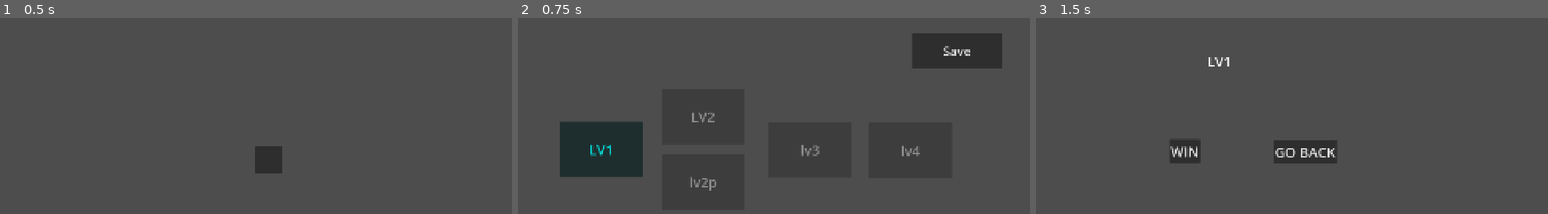
Above: before the commit, frames 1-3 (left to right).
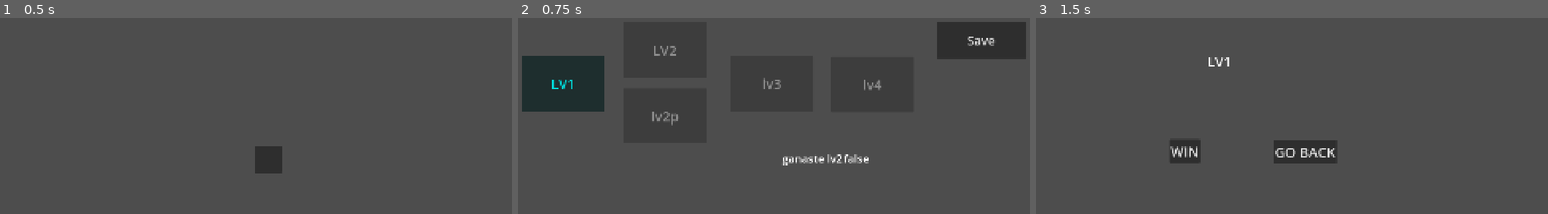
Above: after the commit, the same moments.

Repository: diablohumastudio/NvC-Data-Systems
Game: Godot game, scene res://main.tscn
The game is run twice, just before and just after one commit, with the same random seed, the same clock (stepped at 60 frames per second) and the same inputs.
Inputs (mouse positions are in pixels of both pictures, inside the frame that each line leads up to):
- Up to frame 1 (0.5 s): no input
- Up to frame 2 (0.75 s): click (784, 159) at 0.5 s
- Up to frame 3 (1.5 s): click "LV1" at 1.25 s

Frame 1 is identical in both runs. In frame 2, 14% of the frame differs, in the area x 0-100%, y 2-89%; in frame 3, nothing differs.

Commit message:
basic achievement system implemented. one achievement created. Presenter in menu

Diff:
--- /dev/null
+++ b/data/achievements/data/achiv_lev_2_compl.tres
@@ -0,0 +1,13 @@
+[gd_resource type="Resource" script_class="Achievement" load_steps=3 format=3 uid="uid://81fc7fu8i1e"]
+
+[ext_resource type="Script" uid="uid://b14kgvm7qxpo" path="res://data/achievements/model/achievement.gd" id="1_t5elq"]
+[ext_resource type="Resource" uid="uid://cs2gjel3asxwt" path="res://data/ud_achievements/data/ud_achiev_lv_2.tres" id="2_r024g"]
+
+[resource]
+script = ExtResource("1_t5elq")
+id = 0
+achievement_name = "ganaste lv2"
+description = ""
+reward = 0
+ud_achievement = ExtResource("2_r024g")
+metadata/_custom_type_script = "uid://b14kgvm7qxpo"
--- /dev/null
+++ b/data/achievements/model/achievement.gd
@@ -0,0 +1,15 @@
+class_name Achievement extends Resource
+
+enum IDs {Achiev1, Achiev2, Achiev2p, Achiev3, Achiev4}
+
+@export var id: IDs
+@export var achievement_name: String
+@export var description: String
+@export var reward: int
+@export var ud_achievement: UDAchievement : set = _set_ud_achievement
+
+func _set_ud_achievement(new_value:UDAchievement) -> void:
+	ud_achievement = new_value
+	for saved_ud_achiev in UserDataSystem.current_user_data.achievements.ud_achievements:
+		if saved_ud_achiev.id == ud_achievement.id:
+			ud_achievement = saved_ud_achiev
--- /dev/null
+++ b/data/ud_achievements/data/ud_achiev_lv_2.tres
@@ -0,0 +1,11 @@
+[gd_resource type="Resource" script_class="UDAchievement" load_steps=3 format=3 uid="uid://cs2gjel3asxwt"]
+
+[ext_resource type="Resource" uid="uid://cdw84tffq1sgt" path="res://data/conditions/data/cond_lv_compl_lv_2.tres" id="1_3gm80"]
+[ext_resource type="Script" uid="uid://us6tcodg4fax" path="res://data/ud_achievements/model/ud_achievement.gd" id="1_5y32d"]
+
+[resource]
+script = ExtResource("1_5y32d")
+is_achieved = false
+porcentage_achieved = 0
+conditions = ExtResource("1_3gm80")
+metadata/_custom_type_script = "uid://us6tcodg4fax"
--- /dev/null
+++ b/data/ud_achievements/model/ud_achievement.gd
@@ -0,0 +1,17 @@
+class_name UDAchievement extends Resource
+
+@export var id: Achievement.IDs
+
+@export_storage var is_achieved: bool = false
+@export_storage var porcentage_achieved: int = 0
+
+@export var conditions: Condition: set = _set_conditions
+
+func _set_conditions(new_value: Condition):
+	conditions = new_value
+	if !conditions: return
+	conditions.fullfilled.connect(_on_condition_fullfilled)
+
+func _on_condition_fullfilled(_cond: Condition):
+	print()
+	is_achieved = true
--- a/data/ud_levels/model/ud_level.gd
+++ b/data/ud_levels/model/ud_level.gd
@@ -9,7 +9,6 @@
 @export var completed_condition: CondLvCompl : set = _set_completed_condition
 
 func _init() -> void:
-	print("init", self)
 	pass
 
 func _set_unlocked_condition(new_value: Array[CondLvCompl]) -> void:
--- /dev/null
+++ b/global_systems/user_data_system/user_achievements.gd
@@ -0,0 +1,3 @@
+class_name UserAchievements extends Resource
+
+@export var ud_achievements: Array[UDAchievement]
--- a/global_systems/user_data_system/user_data.gd
+++ b/global_systems/user_data_system/user_data.gd
@@ -2,3 +2,4 @@
 
 @export_storage var user_name: String = ""
 @export_storage var progress: UserProgress = UserProgress.new()
+@export_storage var achievements: UserAchievements = UserAchievements.new()
--- a/global_systems/user_data_system/user_data_system.gd
+++ b/global_systems/user_data_system/user_data_system.gd
@@ -26,6 +26,7 @@
 	_user_data = UserData.new()
 	_user_data.user_name = user_credentials.user_name
 	_user_data.progress.ud_levels = _create_ud_levels_from_res_files()
+	_user_data.achievements.ud_achievements = _create_ud_achievements_from_res_files()
 	return _user_data
 
 func _create_ud_levels_from_res_files() -> Array[UDLevel]:
@@ -35,10 +36,17 @@
 	dir.list_dir_begin()
 	for file: String in dir.get_files():
 		var ud_level: UDLevel = load(dir.get_current_dir() + "/" + file)
-		print(file, "after load")
 		_ud_levels.append(ud_level.duplicate())
-		print(file, "after duplicate")
-	print_stack()
+	return _ud_levels
+
+func _create_ud_achievements_from_res_files() -> Array[UDAchievement]:
+	var _ud_levels: Array[UDAchievement]
+	var dir := DirAccess.open("res://data/ud_achievements/data/")
+	assert(dir != null, "Could not open folder")
+	dir.list_dir_begin()
+	for file: String in dir.get_files():
+		var ud_level: UDAchievement = load(dir.get_current_dir() + "/" + file)
+		_ud_levels.append(ud_level.duplicate())
 	return _ud_levels
 
 func save_to_disk() -> void:
--- /dev/null
+++ b/screens/menu/achievement_presenter/achievement_presenter.gd
@@ -0,0 +1,10 @@
+class_name AchievementPresenter extends HBoxContainer
+
+@export var achievement: Achievement: set = _set_achievement
+
+func _set_achievement(new_value: Achievement):
+	achievement = new_value
+	%AchievName.text = achievement.achievement_name
+	%AchievFullfilled.text = str(achievement.ud_achievement.is_achieved)
+	if achievement.ud_achievement.is_achieved:
+		%AchievFullfilled.modulate = Color.GREEN
--- /dev/null
+++ b/screens/menu/achievement_presenter/achievement_presenter.tscn
@@ -0,0 +1,18 @@
+[gd_scene load_steps=2 format=3 uid="uid://dp353oa1f38v3"]
+
+[ext_resource type="Script" uid="uid://b3jp3vhgbsis6" path="res://screens/menu/achievement_presenter/achievement_presenter.gd" id="1_wv8dm"]
+
+[node name="AchievementPresenter" type="HBoxContainer"]
+script = ExtResource("1_wv8dm")
+
+[node name="AchievName" type="Label" parent="."]
+unique_name_in_owner = true
+layout_mode = 2
+theme_override_font_sizes/font_size = 40
+text = "Achievement 1"
+
+[node name="AchievFullfilled" type="Label" parent="."]
+unique_name_in_owner = true
+layout_mode = 2
+theme_override_font_sizes/font_size = 40
+text = "false"
--- a/screens/menu/menu.gd
+++ b/screens/menu/menu.gd
@@ -1,4 +1,21 @@
 class_name Menu extends Control
+
+func _ready() -> void:
+	var achievements = _get_achievements_from_res_files()
+	for achievement in achievements:
+		var new_achievement_presenter: AchievementPresenter = load("res://screens/menu/achievement_presenter/achievement_presenter.tscn").instantiate()
+		new_achievement_presenter.achievement = achievement
+		%AchievementsContainer.add_child(new_achievement_presenter)
 
 func _on_save_btn_pressed() -> void:
 	UserDataSystem.save_to_disk()
+
+func _get_achievements_from_res_files() -> Array[Achievement]:
+	var achievements: Array[Achievement]
+	var dir := DirAccess.open("res://data/achievements/data/")
+	assert(dir != null, "Could not open folder")
+	dir.list_dir_begin()
+	for file: String in dir.get_files():
+		var ud_level: Achievement = load(dir.get_current_dir() + "/" + file)
+		achievements.append(ud_level.duplicate())
+	return achievements
--- a/screens/menu/menu.tscn
+++ b/screens/menu/menu.tscn
@@ -20,19 +20,19 @@
 [node name="LevelBtn" parent="." instance=ExtResource("1_j0t7f")]
 modulate = Color(0, 1, 1, 1)
 layout_mode = 1
-offset_left = 201.0
-offset_top = 388.0
-offset_right = -1419.0
-offset_bottom = -492.0
+offset_left = 63.0
+offset_top = 149.0
+offset_right = -1557.0
+offset_bottom = -731.0
 text = "LV1"
 level = ExtResource("2_6nwqt")
 
 [node name="LevelBtn2" parent="." instance=ExtResource("1_j0t7f")]
 layout_mode = 1
-offset_left = 568.0
-offset_top = 269.0
-offset_right = -1052.0
-offset_bottom = -611.0
+offset_left = 430.0
+offset_top = 30.0
+offset_right = -1190.0
+offset_bottom = -850.0
 disabled = true
 text = "LV2"
 level = ExtResource("3_pbjm4")
@@ -42,10 +42,10 @@
 anchors_preset = 0
 anchor_right = 0.0
 anchor_bottom = 0.0
-offset_left = 569.0
-offset_top = 506.0
-offset_right = 869.0
-offset_bottom = 706.0
+offset_left = 431.0
+offset_top = 267.0
+offset_right = 731.0
+offset_bottom = 467.0
 grow_horizontal = 1
 grow_vertical = 1
 disabled = true
@@ -57,10 +57,10 @@
 anchors_preset = 0
 anchor_right = 0.0
 anchor_bottom = 0.0
-offset_left = 955.0
-offset_top = 389.0
-offset_right = 1255.0
-offset_bottom = 589.0
+offset_left = 817.0
+offset_top = 150.0
+offset_right = 1117.0
+offset_bottom = 350.0
 grow_horizontal = 1
 grow_vertical = 1
 disabled = true
@@ -69,22 +69,30 @@
 
 [node name="LevelBtn4" parent="." instance=ExtResource("1_j0t7f")]
 layout_mode = 1
-offset_left = 1318.0
-offset_top = 392.0
-offset_right = -302.0
-offset_bottom = -488.0
+offset_left = 1180.0
+offset_top = 153.0
+offset_right = -440.0
+offset_bottom = -727.0
 disabled = true
 text = "lv4"
 level = ExtResource("7_pv3j2")
 
 [node name="SaveBtn" type="Button" parent="."]
 layout_mode = 0
-offset_left = 1474.0
-offset_top = 68.0
-offset_right = 1798.0
-offset_bottom = 197.0
+offset_left = 1562.0
+offset_top = 30.0
+offset_right = 1886.0
+offset_bottom = 159.0
 theme_override_font_sizes/font_size = 45
 text = "Save
 "
 
+[node name="AchievementsContainer" type="VBoxContainer" parent="."]
+unique_name_in_owner = true
+layout_mode = 0
+offset_left = 1004.0
+offset_top = 493.0
+offset_right = 1650.0
+offset_bottom = 599.0
+
 [connection signal="pressed" from="SaveBtn" to="." method="_on_save_btn_pressed"]
Not shown, added: data/achievements/model/achievement.gd.uid
Not shown, added: data/ud_achievements/model/ud_achievement.gd.uid
Not shown, added: global_systems/user_data_system/user_achievements.gd.uid
Not shown, added: screens/menu/achievement_presenter/achievement_presenter.gd.uid
